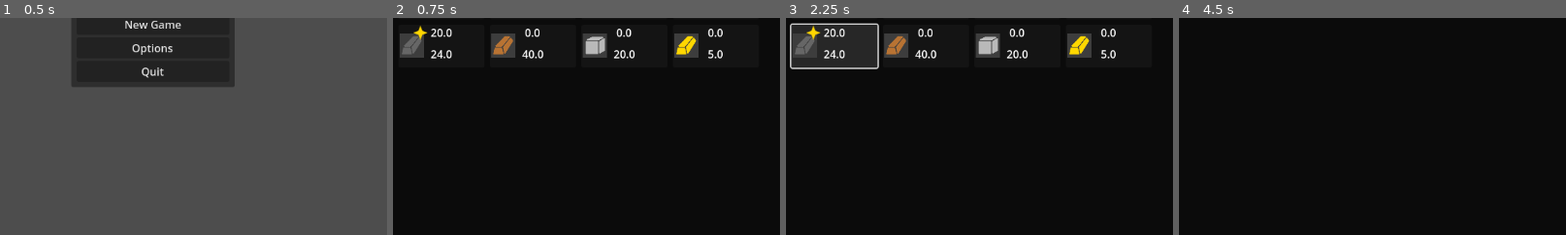
Above: before the commit, frames 1-4 (left to right).
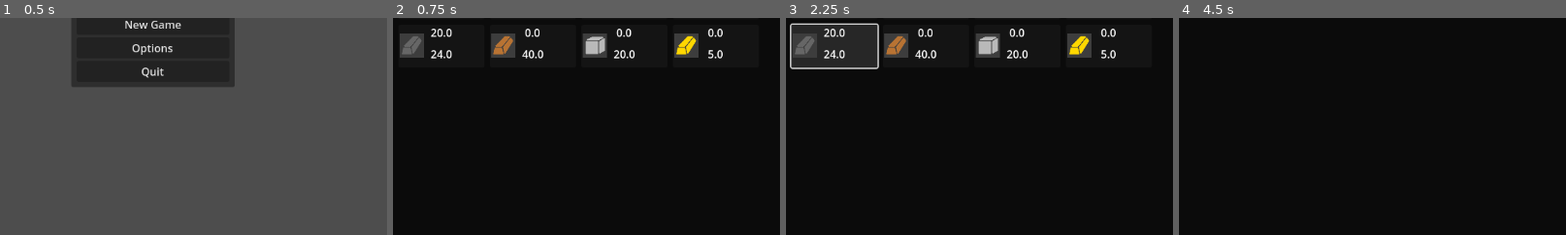
Above: after the commit, the same moments.

Repository: Carth501/The-Big-Grid
Game: Godot game, scene res://scenes/MainMenu.tscn
The game is run twice, just before and just after one commit, with the same random seed, the same clock (stepped at 60 frames per second) and the same inputs.
Inputs:
- Up to frame 1 (0.5 s): no input
- Up to frame 2 (0.75 s): click "New Game" at 0.5 s
- Up to frame 3 (2.25 s): click "[center]0.0[/center]" at 1.25 s; click "[center]20.0[/center]" at 2 s
- Up to frame 4 (4.5 s): click "Keep Position" at 2.75 s; click "Focus Filtering" at 3.5 s; click "Manually Crank Turbine" at 4.25 s
The pictures show only the part of the screen within x 0-50%, y 26-76%; the shares and areas given below are measured in that part.

Frame 1 is identical in both runs. In frame 2, less than 0.1% of the frame differs, in the area x 5-10%, y 3-11%; in frame 3, less than 0.1%; in frame 4, nothing differs.

Commit message:
implement objective checking

Diff:
--- a/data/objectives.json
+++ b/data/objectives.json
@@ -2,12 +2,13 @@
 	"test" : [
 		{
 			"native_gold": [
-				{"greater_than": {"const": 12}},
-				{"equal_to": {"supply": "coal"}},
-			],
+				{"greater_than": {"const": 4}},
+			]
+		},
+		{
 			"iron_ingot": [
-				{"greater_than": {"const": 100}},
-				{"less_than": {"const": 200}},
+				{"greater_than": {"const": 10}},
+				{"less_than": {"const": 20}},
 			]
 		}
 	]
--- a/scenes/display/SupplyDisplay.tscn
+++ b/scenes/display/SupplyDisplay.tscn
@@ -19,7 +19,7 @@
 supply_button = NodePath("Button")
 supply_change_feedback = NodePath("Button/SupplyChangeFeedback")
 supply_curtain = NodePath("Button/SupplyCurtain")
-objective_star = NodePath("ObjectiveStar")
+objective_star = NodePath("Button/ObjectiveStar")
 
 [node name="Button" type="Button" parent="."]
 layout_mode = 1
@@ -31,6 +31,7 @@
 script = ExtResource("2_475cn")
 
 [node name="ColorRect" type="ColorRect" parent="Button"]
+layout_mode = 0
 offset_left = 2.0
 offset_top = 13.0
 offset_right = 38.0
@@ -101,7 +102,7 @@
 grow_horizontal = 2
 grow_vertical = 2
 
-[node name="ObjectiveStar" type="TextureRect" parent="." node_paths=PackedStringArray("condition_panel")]
+[node name="ObjectiveStar" type="TextureRect" parent="Button" node_paths=PackedStringArray("condition_panel")]
 visible = false
 layout_mode = 0
 offset_left = 22.0
@@ -113,7 +114,7 @@
 script = ExtResource("6_tnf1p")
 condition_panel = NodePath("ConditionPanel")
 
-[node name="ConditionPanel" type="ColorRect" parent="ObjectiveStar"]
+[node name="ConditionPanel" type="ColorRect" parent="Button/ObjectiveStar"]
 visible = false
 layout_mode = 0
 offset_top = -86.0
@@ -123,5 +124,5 @@
 
 [connection signal="left_click" from="Button" to="." method="select"]
 [connection signal="right_click" from="Button" to="." method="open_menu"]
-[connection signal="mouse_entered" from="ObjectiveStar" to="ObjectiveStar" method="open_objective_panel"]
-[connection signal="mouse_exited" from="ObjectiveStar" to="ObjectiveStar" method="close_objective_panel"]
+[connection signal="mouse_entered" from="Button/ObjectiveStar" to="Button/ObjectiveStar" method="open_objective_panel"]
+[connection signal="mouse_exited" from="Button/ObjectiveStar" to="Button/ObjectiveStar" method="close_objective_panel"]
--- a/scripts/logic/ObjectiveSystem.gd
+++ b/scripts/logic/ObjectiveSystem.gd
@@ -12,6 +12,7 @@
 	next()
 
 func next():
+	unsubscribe_supplies()
 	var new_objective = future_objectives.pop_front()
 	if(new_objective == null):
 		print("VICTORY")
@@ -23,3 +24,54 @@
 			await supply_collection.new_supply
 			supply = supply_collection.get_supply(supply_id)
 		supply.set_objective(active_objective[supply_id])
+		supply.update_value.connect(check_victory)
+		check_victory(0)
+
+func check_victory(_value):
+	if(check_conditions()):
+		next()
+
+func check_conditions():
+	for supply_id in active_objective:
+		var supply = supply_collection.get_supply(supply_id)
+		var criteria_list = active_objective[supply_id]
+		for criteria in criteria_list:
+			if(criteria.has("less_than")):
+				return check_less_than(supply, criteria.less_than)
+			elif(criteria.has("equal_to")):
+				return check_equal_to(supply, criteria.equal_to)
+			elif(criteria.has("greater_than")):
+				return check_greater_than(supply, criteria.greater_than)
+
+func unsubscribe_supplies():
+	for supply_id in active_objective:
+		var supply = supply_collection.get_supply(supply_id)
+		supply.update_value.disconnect(check_victory)
+		supply.unset_objective()
+
+func check_less_than(supply : Supply, criteria : Dictionary) -> bool:
+	if(criteria.has("supply")):
+		var id = criteria["supply"]
+		var other = supply_collection.get_supply(id)
+		return supply.value < other.value
+	else:
+		var value = criteria["const"]
+		return supply.value < value
+
+func check_equal_to(supply : Supply, criteria : Dictionary) -> bool:
+	if(criteria.has("supply")):
+		var id = criteria["supply"]
+		var other = supply_collection.get_supply(id)
+		return supply.value == other.value
+	else:
+		var value = criteria["const"]
+		return supply.value == value
+
+func check_greater_than(supply : Supply, criteria : Dictionary) -> bool:
+	if(criteria.has("supply")):
+		var id = criteria["supply"]
+		var other = supply_collection.get_supply(id)
+		return supply.value > other.value
+	else:
+		var value = criteria["const"]
+		return supply.value > value
--- a/scripts/singletons/SaveHandler.gd
+++ b/scripts/singletons/SaveHandler.gd
@@ -54,7 +54,10 @@
 
 func write_save(data : Dictionary):
 	active_save = data
-	var path = save_folder + active_save["file_name"]
+	var file_name = active_save["file_name"]
+	if(file_name == null):
+		file_name = "save"
+	var path = save_folder + file_name
 	var data_file = FileAccess.open(path, FileAccess.WRITE)
 	data_file.store_var(data)
 	data_file.close()
